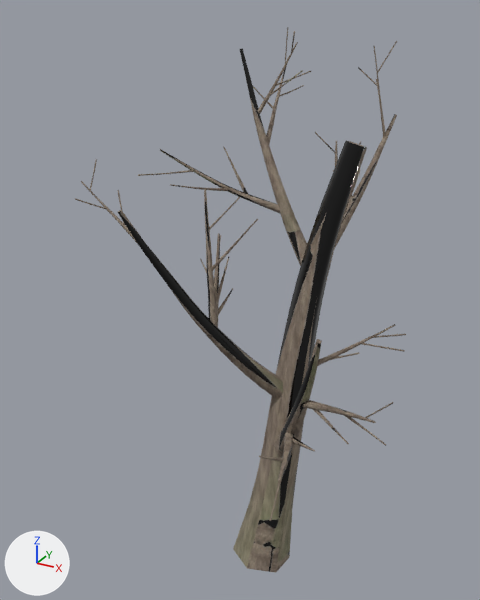
One commit to the glTF model assets/models/trees/oak2_trunk.glb: the scene before it, then after it.
Before and after are seen from a 50 mm camera at (3.0, -6.05, 6.62) aimed at (-0.6, 0.5, 3.34). Lighting does not change. The marker at lower left points along +X, +Y and +Z. The older version comes first. Vertices at exactly the same position are counted once.

Before the edit, the objects in view are built like this:
```python
me_trunk = bpy.data.meshes.new('trunk')
me_trunk.from_pydata(...)  # 4452 vertices, 8692 faces; spans x -2.12..1.74, y -1.43..2.72, z -0.06..6.39
me_trunk.materials.append(mat_bark_tex)
ob_trunk = bpy.data.objects.new('trunk', me_trunk)
ob_trunk.location = (0.0, 0.0, 0.0)
```
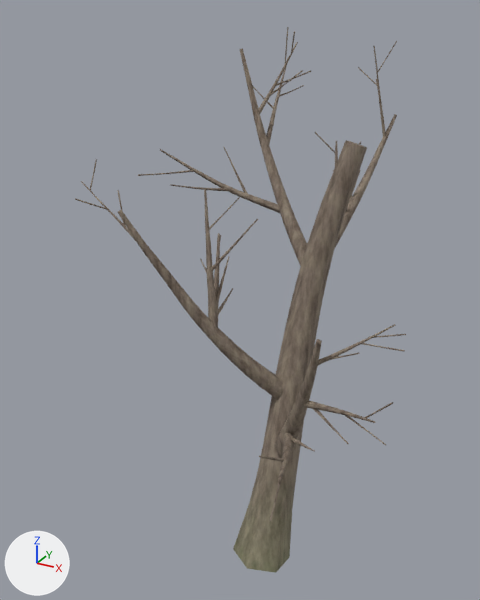
Pixel boxes (x1, y1, x2, y2) of what changed, in the pictures (480 x 600 px):
part 1 of me_trunk, cut back: (75, 27, 397, 328) in both
part 2 of me_trunk, cut back: before (259, 324, 406, 521); after (260, 324, 406, 521)
part 3 of me_trunk, surface changed: (81, 45, 393, 573) in both

What the commit changed:
me_trunk is used by ob_trunk; location (0.0, 0.0, 0.0).
me_trunk had 4452 vertices, 8692 faces and spanned x -2.12..1.74, y -1.43..2.72, z -0.06..6.39.
me_trunk now has 1764 vertices, 3316 faces and spans x -2.12..1.74, y -1.43..2.72, z -0.06..6.39.
me_trunk part 1: 255 vertices moved from x -2.0..0.44, y -0.7..2.65, z 3.37..6.39 to x -2.01..0.44, y -0.7..2.65, z 3.42..6.39; 2508 vertices removed from x -2.11..0.47, y -0.7..2.7, z 3.18..6.39; 492 vertices added at x -2.07..0.47, y -0.64..2.65, z 3.17..6.39.
me_trunk part 2: 99 vertices moved from x 0.49..1.69, y -1.43..-0.19, z 2.03..3.78 to x 0.5..1.69, y -1.43..-0.19, z 2.03..3.72; 833 vertices removed from x 0.35..1.74, y -1.43..-0.04, z 2.02..3.85; 161 vertices added at x 0.38..1.67, y -1.33..-0.05, z 2.03..3.71.
me_trunk part 3: 1167 kept faces spanning x -2.12..1.66, y -1.43..2.72, z -0.06..6.25 get new texture (UV) coordinates.
